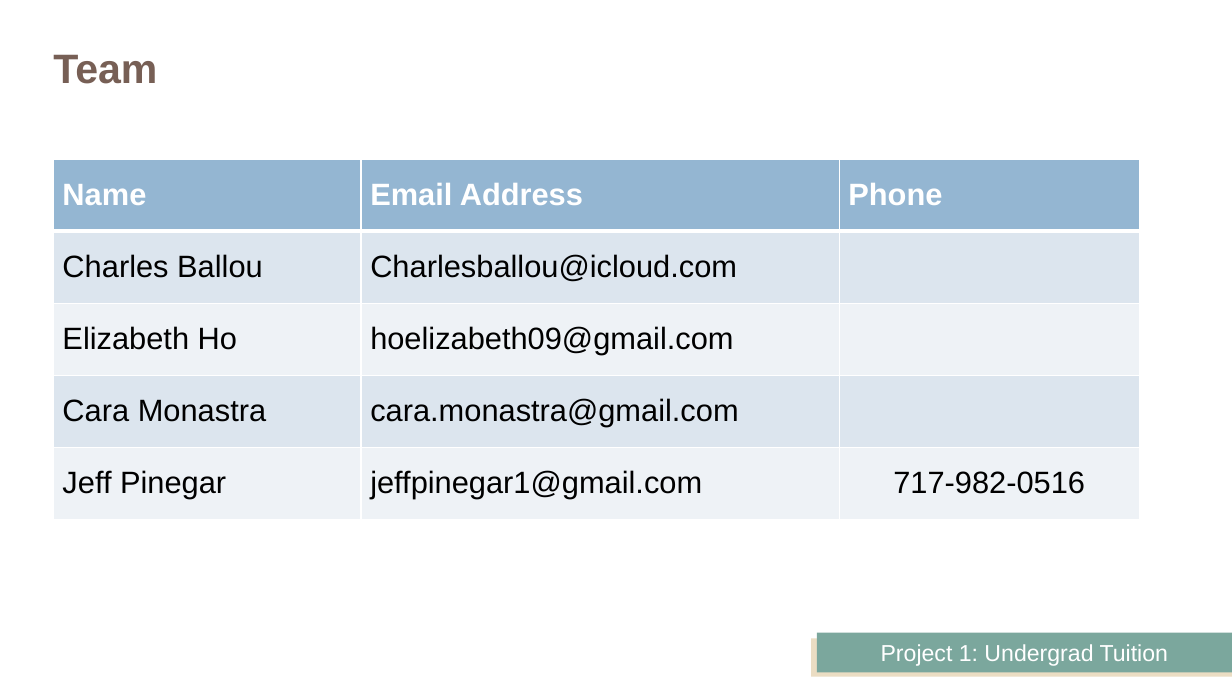
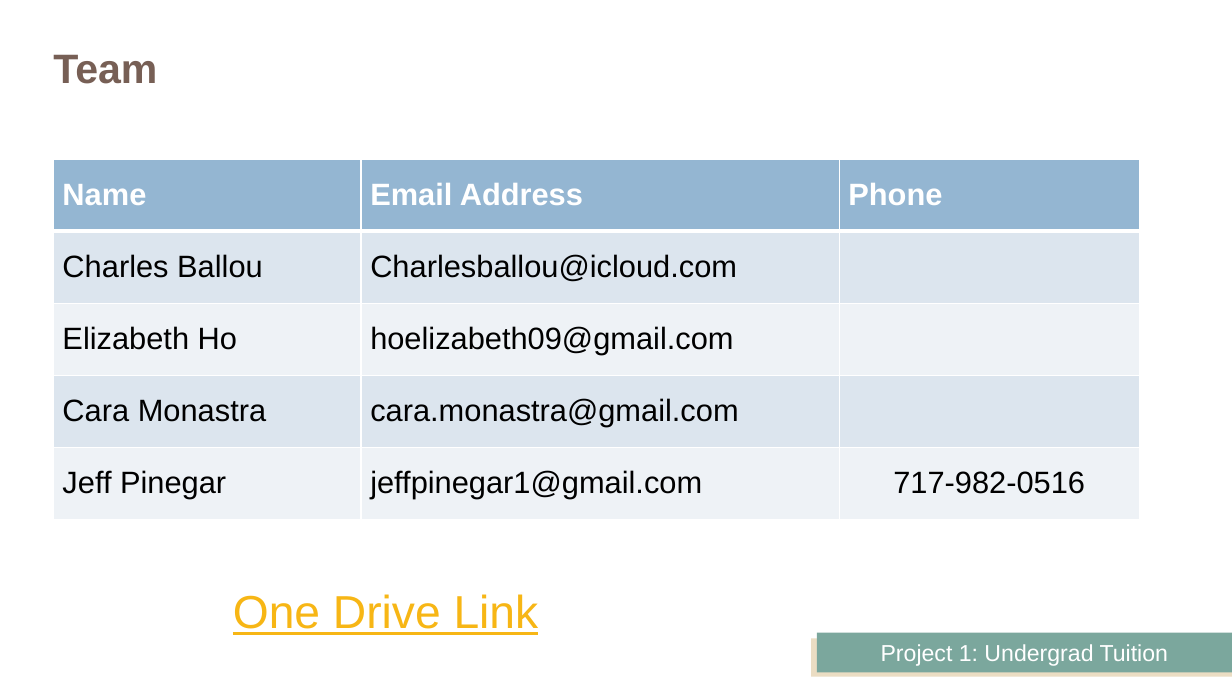
Before and after one commit to JeffPinegar/Proj1_undergraduate, a slide deck: slide 4 of Presentation/Getting Started.pptx. Drawn at 1232x693 pixels with LibreOffice and Linux fonts; fonts in the diff are those of the drawing. Boxes give left, top, right and bottom in pixels: in the first picture for what was removed or moved away, otherwise in the second. Text is boxed around its words. In the diff, an @@ line names an element or a change of style, - is before the commit and + after.

```diff
--- a/Presentation/Getting Started.pptx
+++ b/Presentation/Getting Started.pptx
@@ text added at <box>233,594,539,635</box>, 36 pt, text #F7B615, underline @@
+One Drive Link
```
Also in this commit, not shown: 1 slide added, 3 other files.
